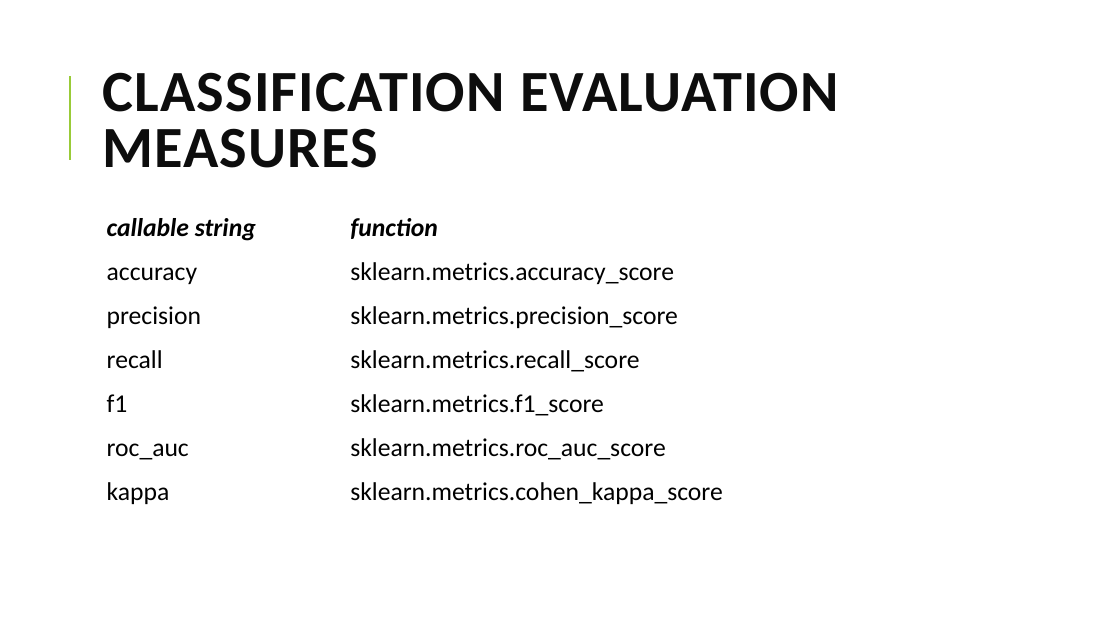
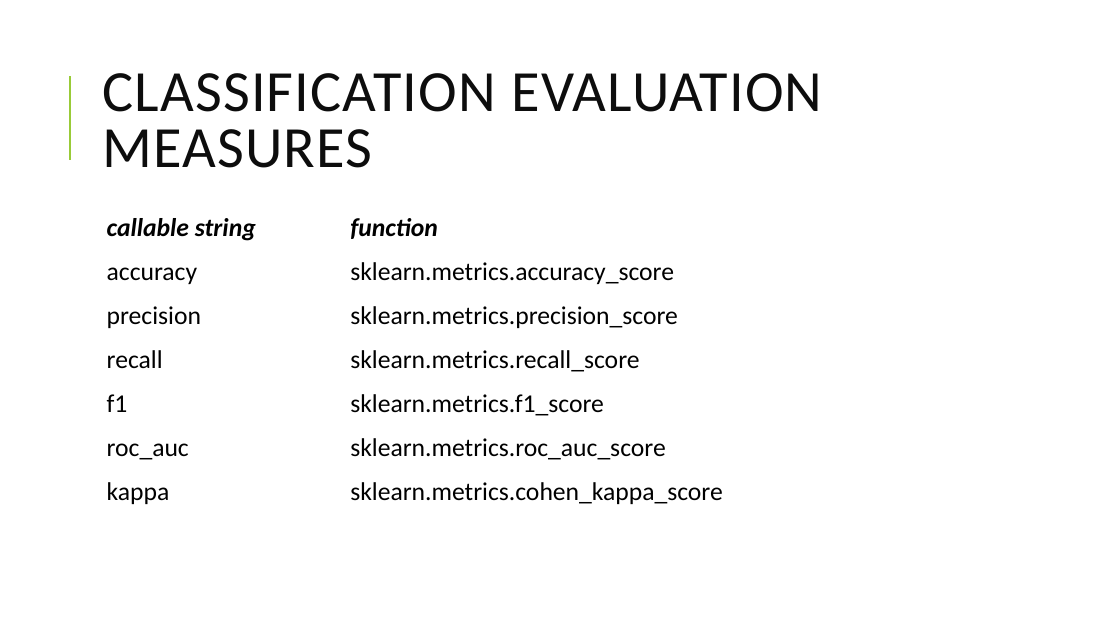
Before and after one commit to yaniv63/applied-data-science, a slide deck: slide 18 of Applied Data Science - 07 Machine Learning in Python.pptx. Drawn at 1120x630 pixels with LibreOffice and Linux fonts; fonts in the diff are those of the drawing. Boxes give left, top, right and bottom in pixels: in the first picture for what was removed or moved away, otherwise in the second. Text is boxed around its words. In the diff, an @@ line names an element or a change of style, - is before the commit and + after.

Commit message:
ppts changes added

```diff
--- a/Applied Data Science - 07 Machine Learning in Python.pptx
+++ b/Applied Data Science - 07 Machine Learning in Python.pptx
@@ title "CLASSIFICATION EVALUATION MEASURES" at <box>102,73,822,168</box>: bold off @@
```
Also in this commit, not shown: 2 other slides changed, 2 slides removed, 6 other files.
